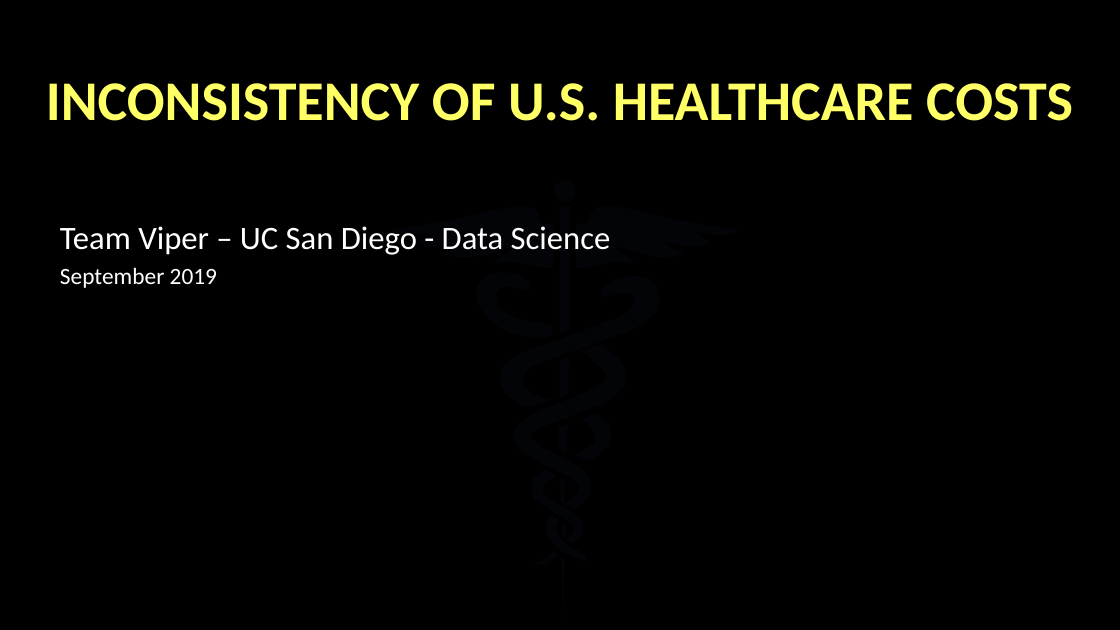
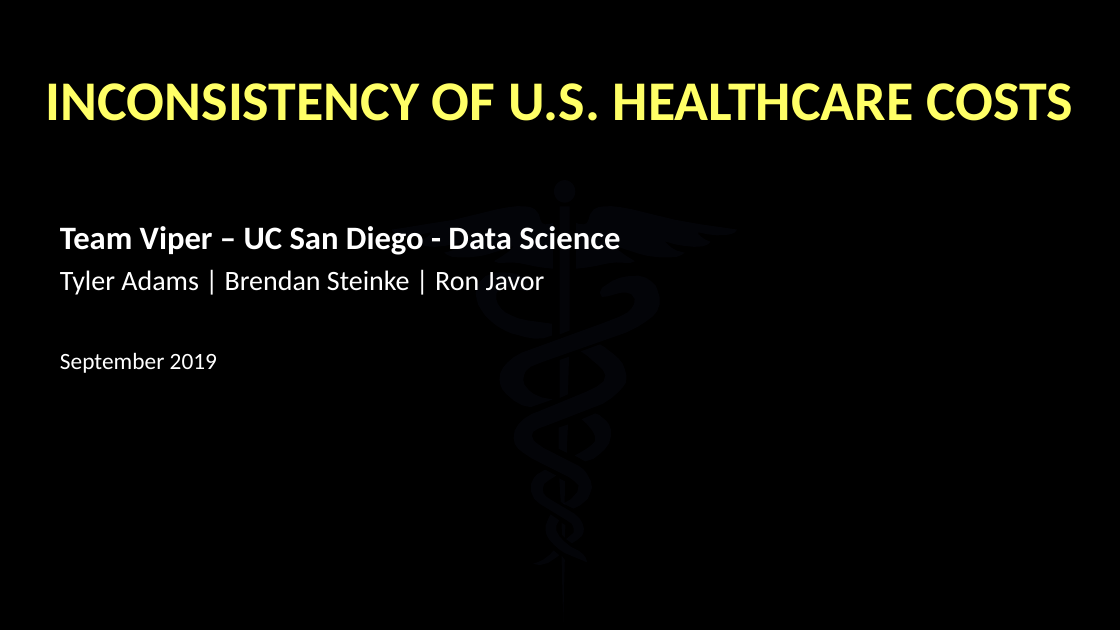
Before and after one commit to BrandinO771/viper_proj_1, a slide deck: slide 1 of _PRESENTATION/healthcare_cost_consitency7.pptx. Drawn at 1120x630 pixels with LibreOffice and Linux fonts; fonts in the diff are those of the drawing; background and template pictures are left out. Boxes give left, top, right and bottom in pixels: in the first picture for what was removed or moved away, otherwise in the second. Text is boxed around its words. In the diff, an @@ line names an element or a change of style, - is before the commit and + after.

Commit message:
Final Material

```diff
--- a/_PRESENTATION/healthcare_cost_consitency7.pptx
+++ b/_PRESENTATION/healthcare_cost_consitency7.pptx
@@ subtitle at <box>60,226,620,255</box>: bold on in "Team Viper – UC San Diego - ..." @@
@@ subtitle at <box>60,270,545,295</box>: paragraph added @@
+Tyler Adams | Brendan Steinke | Ron Javor
```
